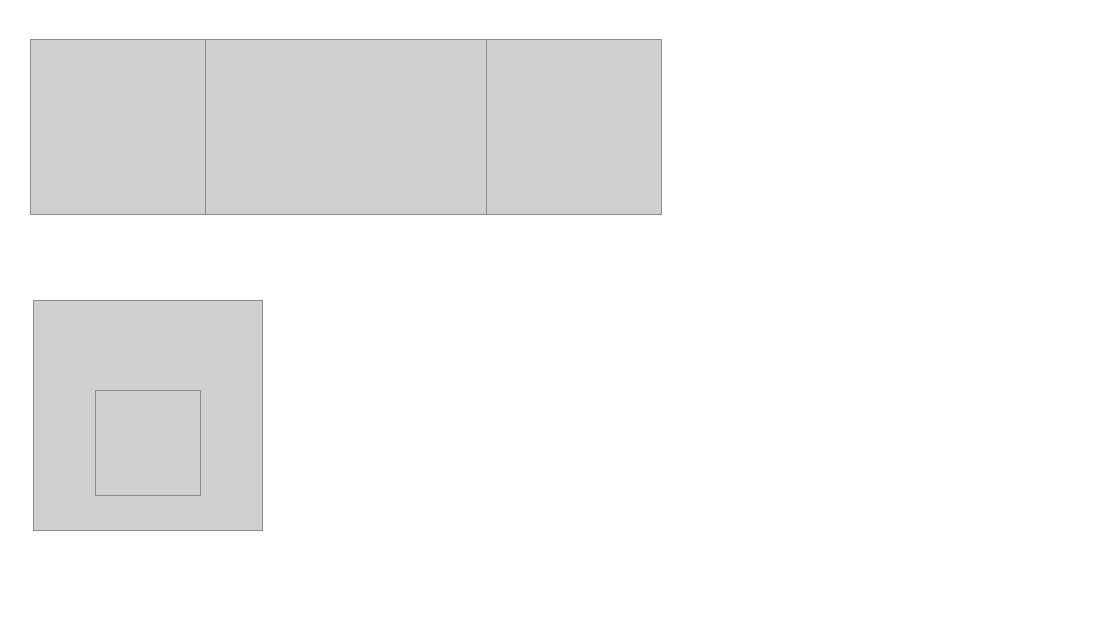
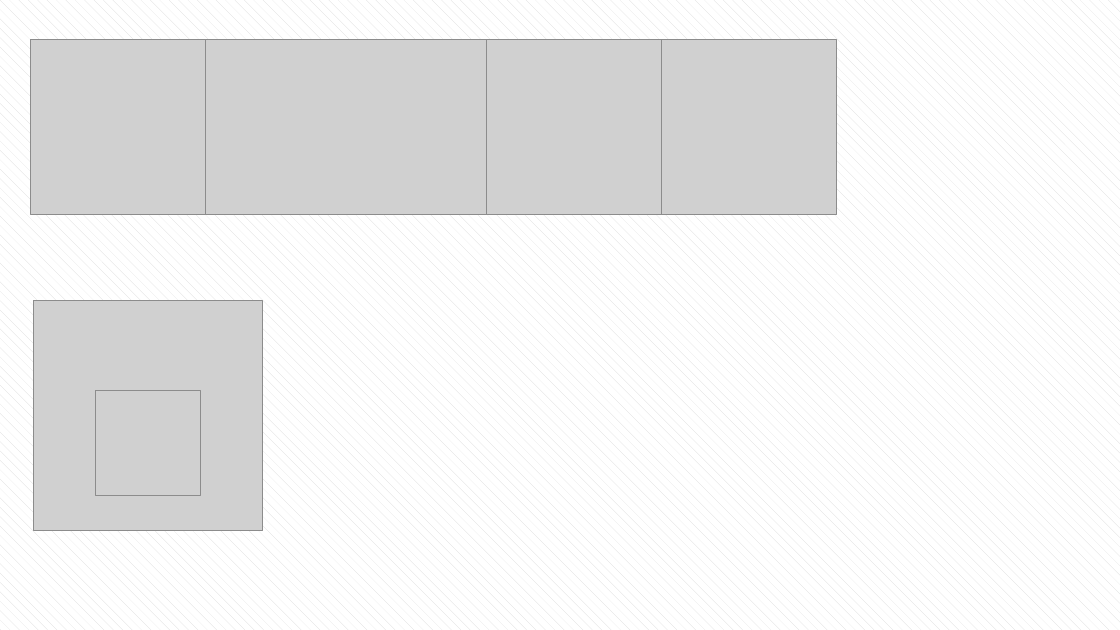
Before and after one commit to ifgarces/TomaRamosUandes_android, a slide deck: slide 2 of WebIcons.pptx. Drawn at 1120x630 pixels with LibreOffice and Linux fonts; fonts in the diff are those of the drawing; grey boxes stand for pictures. Boxes give left, top, right and bottom in pixels: in the first picture for what was removed or moved away, otherwise in the second. Text is boxed around its words. In the diff, an @@ line names an element or a change of style, - is before the commit and + after.

```diff
--- a/WebIcons.pptx
+++ b/WebIcons.pptx
@@ background #FFFFFF to pattern #D9D9D9 on #FFFFFF @@
@@ picture added at (662,39,837,214) @@
```
Also in this commit, not shown: 1 other slide changed, 7 other files.
